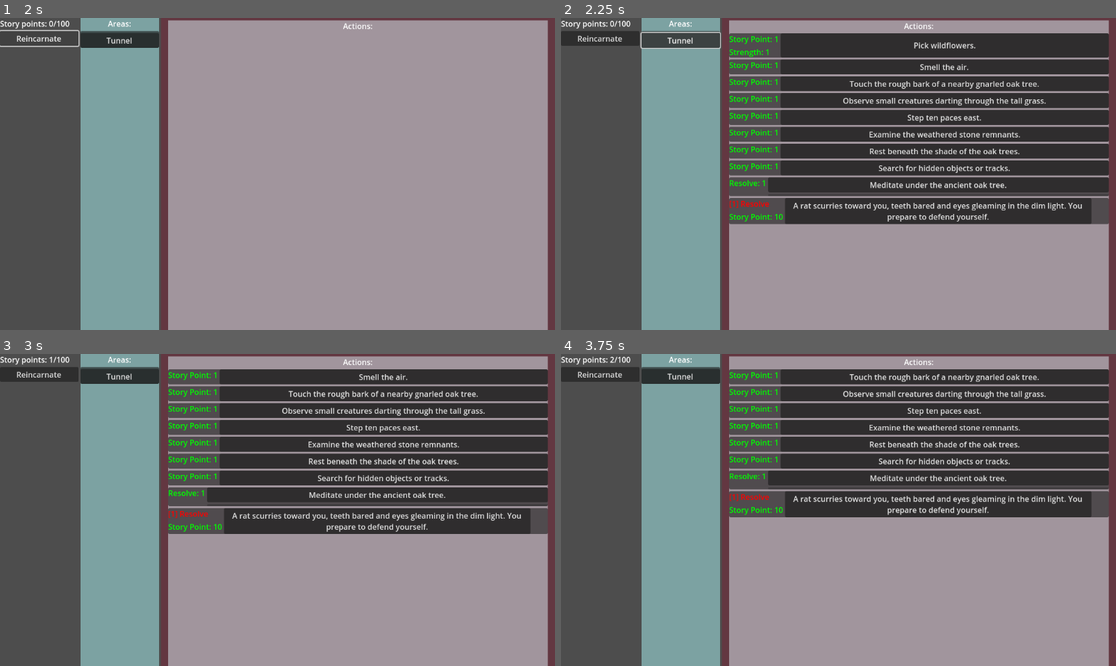
Above: before the commit, frames 1-4 (two rows, left to right).
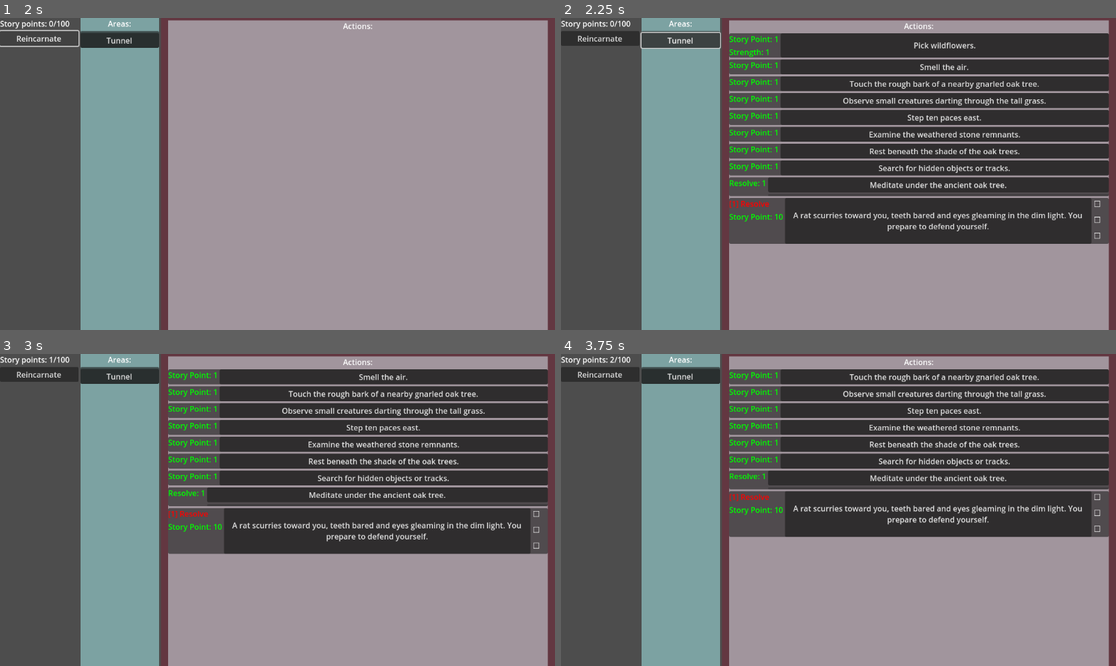
Above: after the commit, the same moments.

Repository: snipercup/Incremental-Chronicles
Game: Godot game, scene res://Scenes/main_menu.tscn
Same seed, same stepped clock (60 frames per second), same inputs: the game is played once before the commit and once after it.
Inputs:
- Up to frame 1 (2 s): click "Start Game" at 0.5 s; click "Reincarnate" at 1.25 s
- Up to frame 2 (2.25 s): click "Tunnel" at 2 s
- Up to frame 3 (3 s): click "Pick wildflowers." at 2.75 s
- Up to frame 4 (3.75 s): click "Smell the air." at 3.5 s

Frame 1 is identical in both runs. In frame 2, 5.5% of the frame differs, in the area x 30-99%, y 58-73%; in frame 3, 5.5%; in frame 4, 5.5%, in the area x 30-99%, y 44-59%.

Commit message:
Remove combat action once completed

Diff:
--- a/Scripts/storyaction/ui/action_list_ui.gd
+++ b/Scripts/storyaction/ui/action_list_ui.gd
@@ -55,7 +55,7 @@
 	SignalBroker.active_action_updated.emit(active_action)
 
 # Function to handle action_removed signal
-func _on_action_removed(myaction: StoryAction) -> void:
+func _on_action_removed(_myaction: StoryAction) -> void:
 	active_action = null # Clear active action if it needs removal
 
 # Function to handle action_added signal
--- a/Scripts/storyaction/ui/story_action_combat_ui.gd
+++ b/Scripts/storyaction/ui/story_action_combat_ui.gd
@@ -23,6 +23,7 @@
 # Handle action button press
 func _ready():
 	button.pressed.connect(_on_action_button_pressed)
+	update_combat_progress()
 
 
 # Get the player's strength from the resource manager
@@ -69,8 +70,8 @@
 	# If enemy is defeated, set to remove
 	if story_action.is_enemy_defeated():
 		print_debug("Enemy defeated!")
-		parent.needs_remove = true
 		SignalBroker.action_rewarded.emit(story_action)
+		SignalBroker.action_removed.emit(story_action)
 		return
 
 	# If all chances are used up and enemy is not defeated, reset progress
